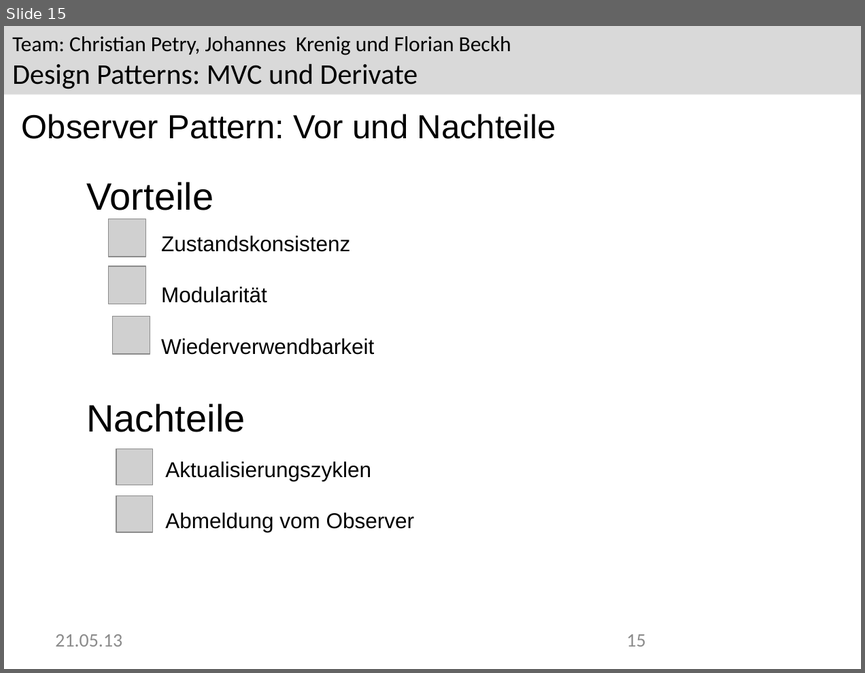
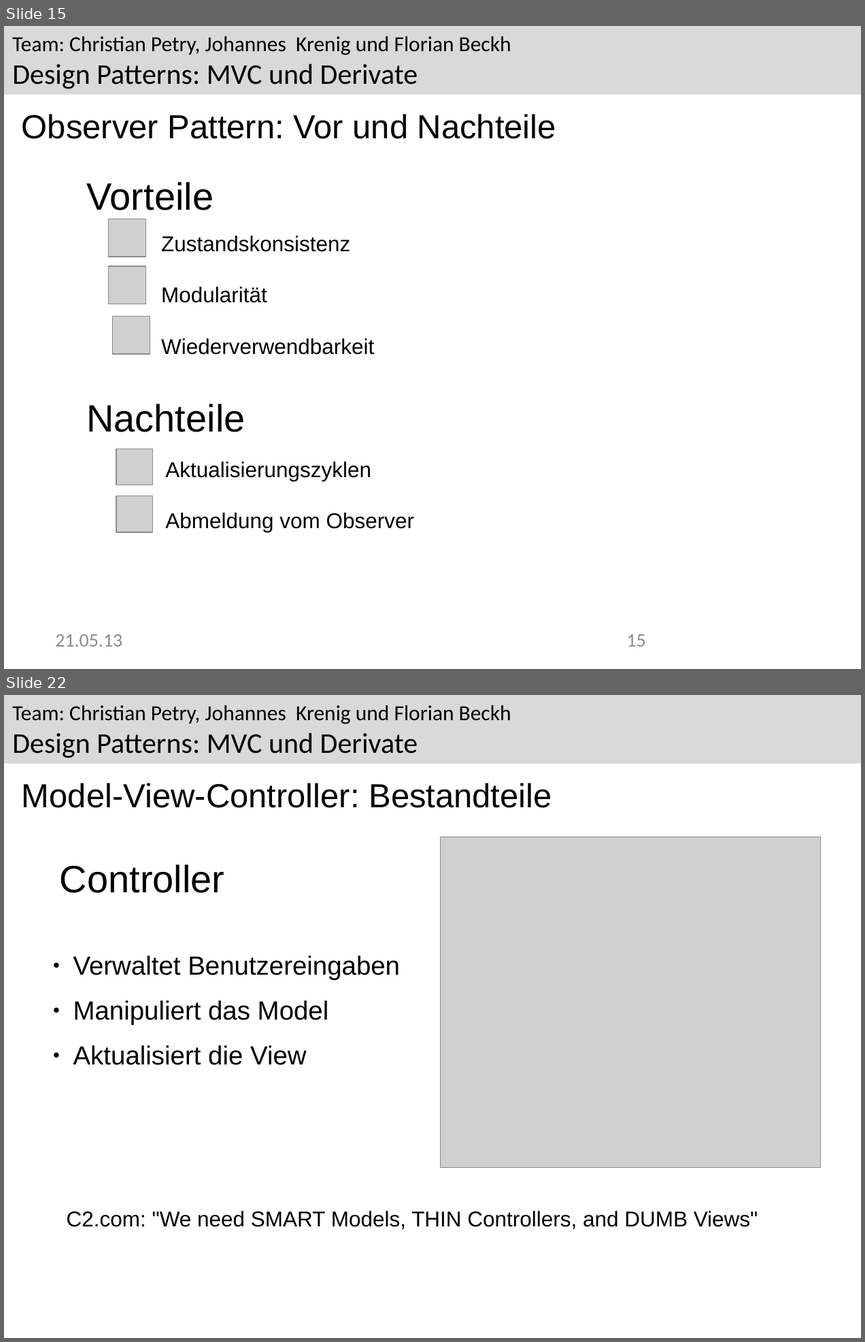
Before and after one commit to Greever/Design-Pattern-MVC, a slide deck: Dokumentation/Praesentation/Observer.odp. Shown one above the other, each under a label of ours: slide 15 before the commit, slides 15 and 22 after it; the slides between them are not shown. The pictures are 865x673 and 865x1342 pixels, drawn with LibreOffice and Linux fonts; fonts in the diff are those of the drawing; grey boxes stand for pictures; background and template pictures are left out. Boxes give left, top, right and bottom in pixels: in the first picture for what was removed or moved away, otherwise in the second. Text is boxed around its words. In the diff, an @@ line names an element or a change of style, - is before the commit and + after.

```diff
--- a/Dokumentation/Praesentation/Observer.odp
+++ b/Dokumentation/Praesentation/Observer.odp
@@ slide 22 added at box(4, 695, 861, 1338), background #FFFFFF; not listed: 1 template element that a slide beside it also shows @@
@@ text added at box(22, 783, 551, 808), 28 pt, text #000000 @@
+Model-View-Controller: Bestandteile
@@ picture added at box(440, 836, 821, 1167) @@
@@ text added at box(60, 864, 225, 893), 32 pt, text #000000 @@
+Controller
@@ text added at box(73, 955, 400, 1065), 22 pt, text #000000 @@
+● Verwaltet Benutzereingaben
+● Manipuliert das Model
+● Aktualisiert die View
@@ text added at box(67, 1210, 758, 1229), 18 pt, text #000000 @@
+C2.com: "We need SMART Models, THIN Controllers, and DUMB Views"
```
Also in this commit, not shown: 1 slide changed, 11 other slides added, 7 other files.
